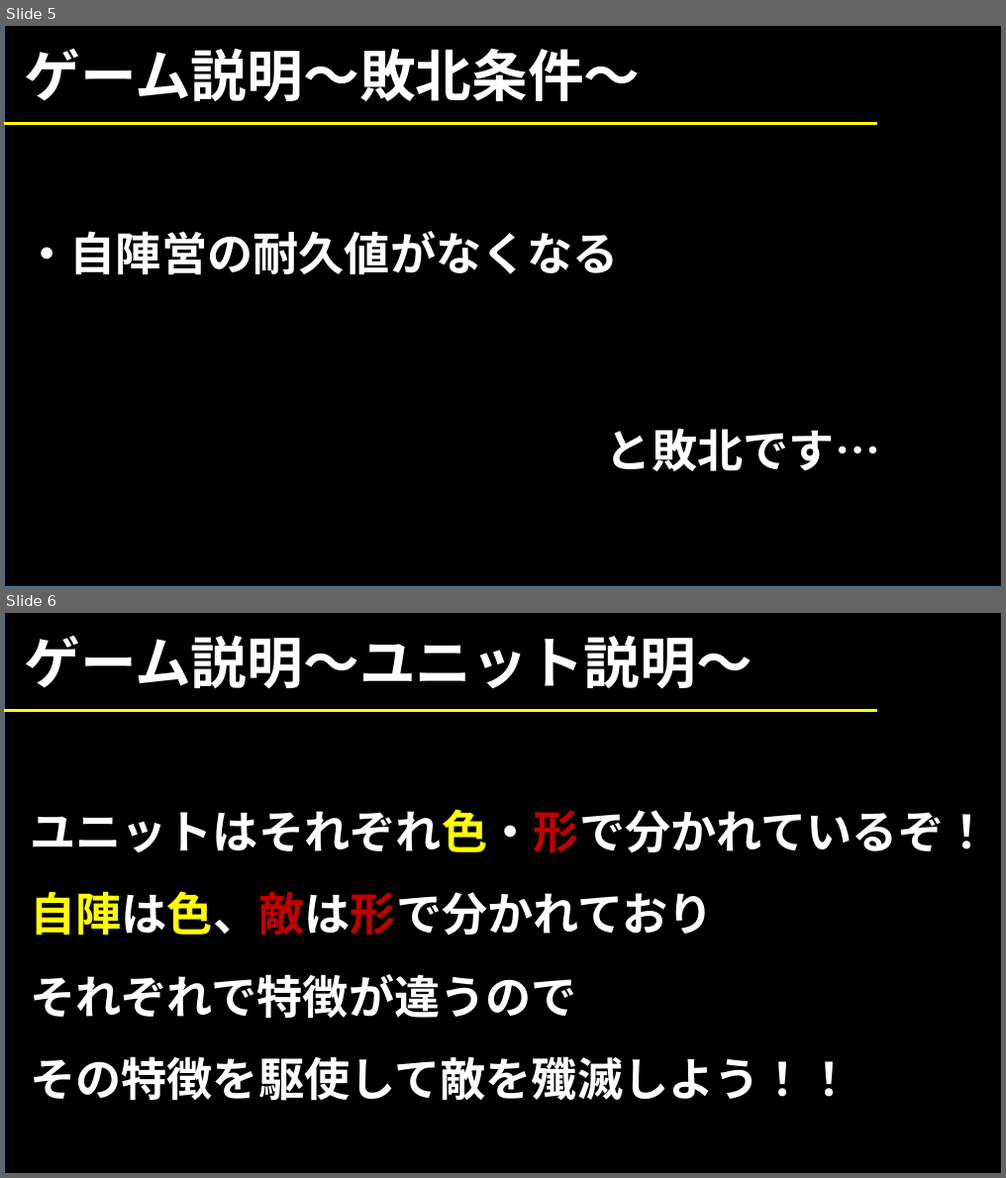
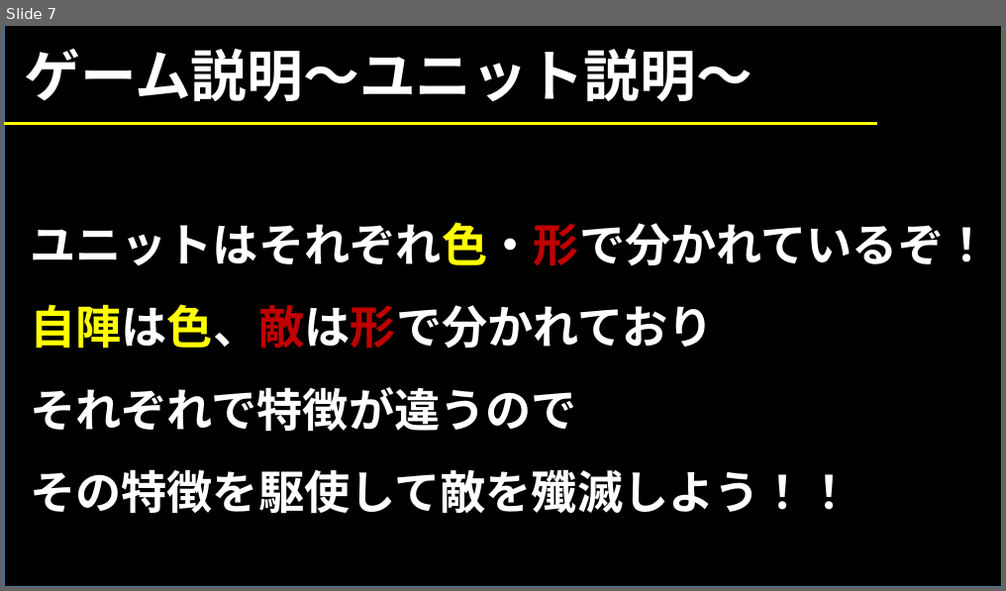
Before and after one commit to 1816023/AGS2021Summer, a slide deck: 仮.pptx. Shown one above the other, each under a label of ours: slides 5 and 6 before the commit, slide 7 after it. The pictures are 1006x1178 and 1006x591 pixels, drawn with LibreOffice and Linux fonts; fonts in the diff are those of the drawing. Boxes give left, top, right and bottom in pixels: in the first picture for what was removed or moved away, otherwise in the second. Text is boxed around its words. In the diff, an @@ line names an element or a change of style, - is before the commit and + after.

```diff
--- a/仮.pptx
+++ b/仮.pptx
@@ slide 5 removed at (4, 26, 1002, 587), background #FFFFFF @@
@@ rectangle removed at (4, 26, 1002, 587) @@
@@ text removed at (25, 48, 641, 102) @@
-ゲーム説明～敗北条件～
@@ line removed from (4, 124) to (877, 124) @@
@@ text removed at (25, 231, 620, 275) @@
-・自陣営の耐久値がなくなる
@@ text removed at (606, 429, 880, 472) @@
-と敗北です…
@@ what was slide 6 is now slide 7 @@
```
Also in this commit, not shown: 4 slides changed, 7 slides added, 9 other slides removed.
